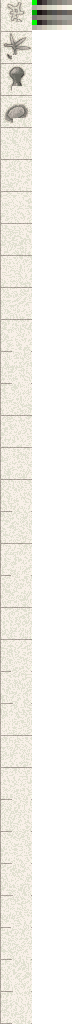
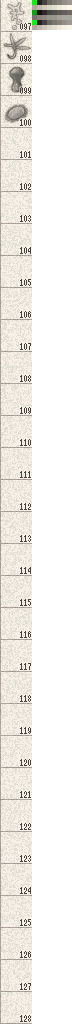
Layered file, before and after one edit (72 x 1024). Changes by layer:
added layer "no" above "Layer 1" over [20, 23, 31, 1022]
added layer "Layer 1" above "Background" over [12, 25, 24, 94]
renamed "Layer 1" to "Background", painted on it over [11, 22, 31, 1024]
